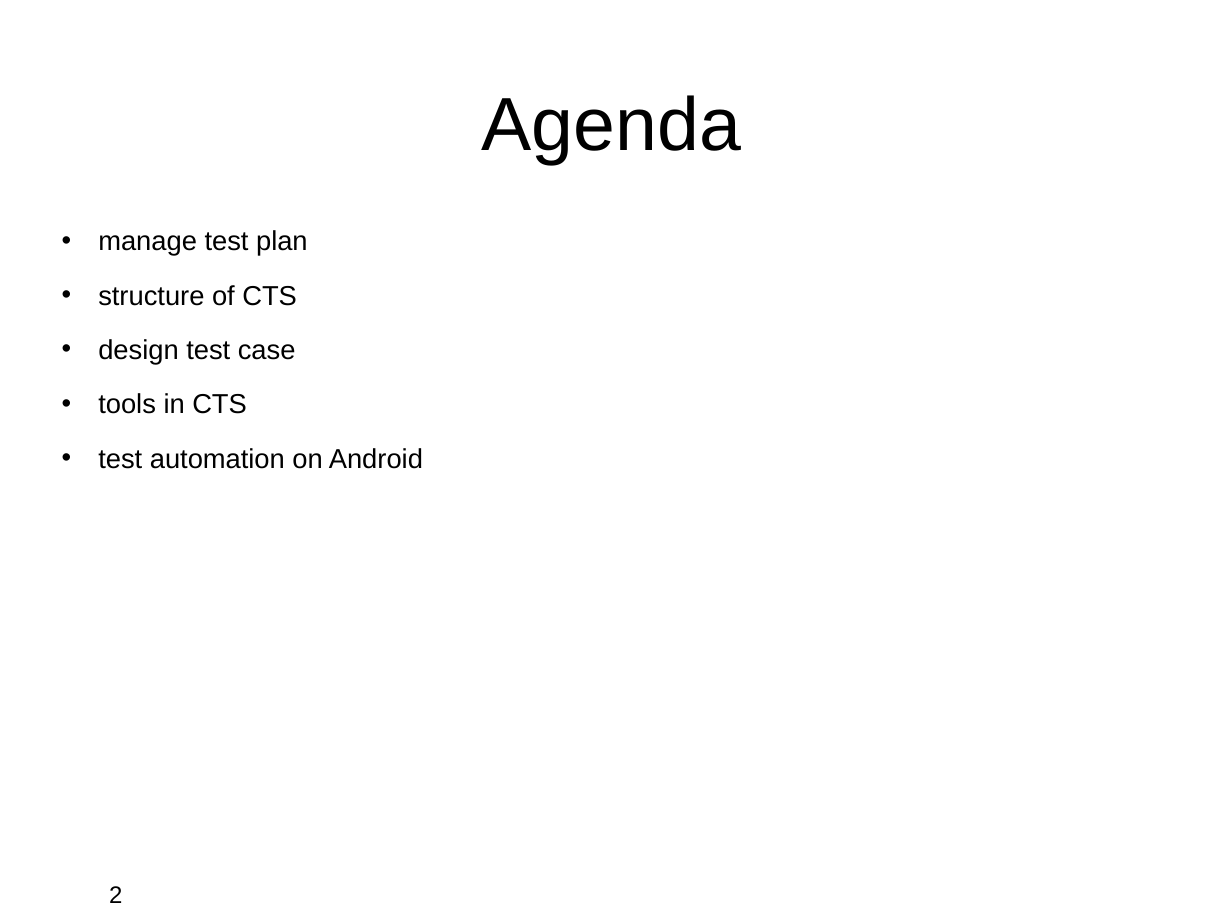
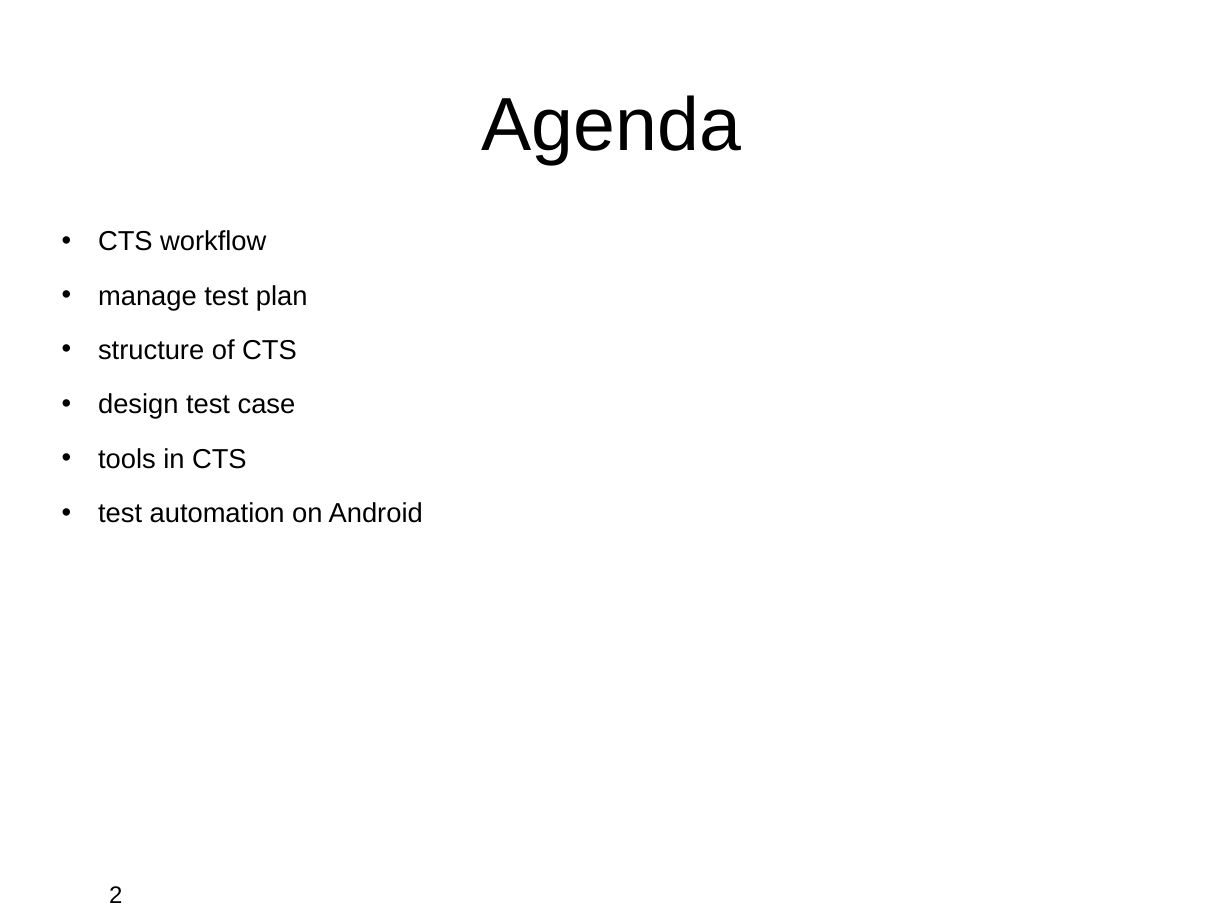
Before and after one commit to widerules/system-information, a slide deck: slide 2 of cts/CTS-deepin.ppt. Drawn at 1232x924 pixels with LibreOffice and Linux fonts; fonts in the diff are those of the drawing; background and template pictures are left out. Boxes give left, top, right and bottom in pixels: in the first picture for what was removed or moved away, otherwise in the second. Text is boxed around its words. In the diff, an @@ line names an element or a change of style, - is before the commit and + after.

Commit message:
jingtao: add workflow chart for CTS

```diff
--- a/cts/CTS-deepin.ppt
+++ b/cts/CTS-deepin.ppt
@@ text at bbox=[98, 230, 266, 251]: paragraph added @@
+• CTS workflow
```
Also in this commit, not shown: 1 slide added.
